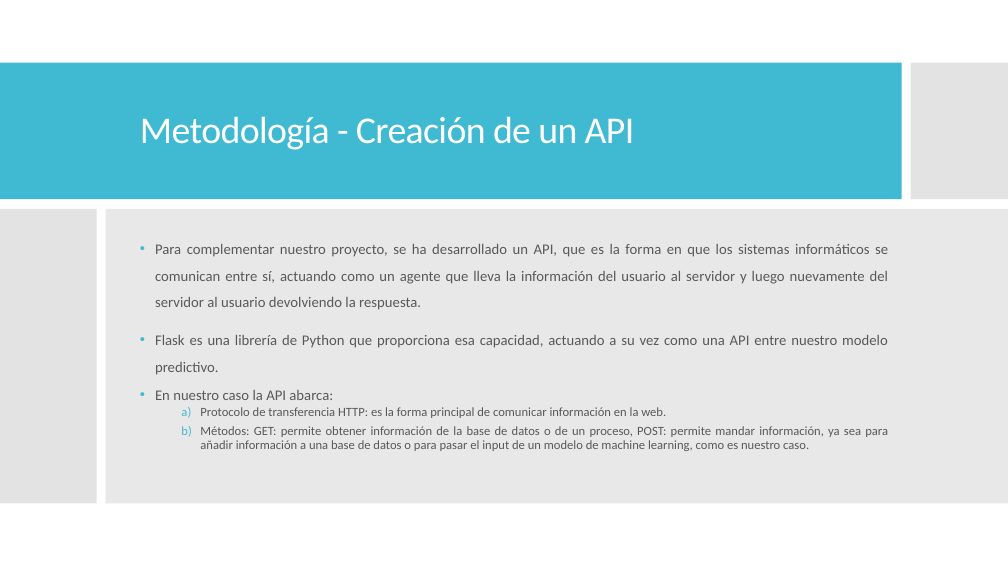
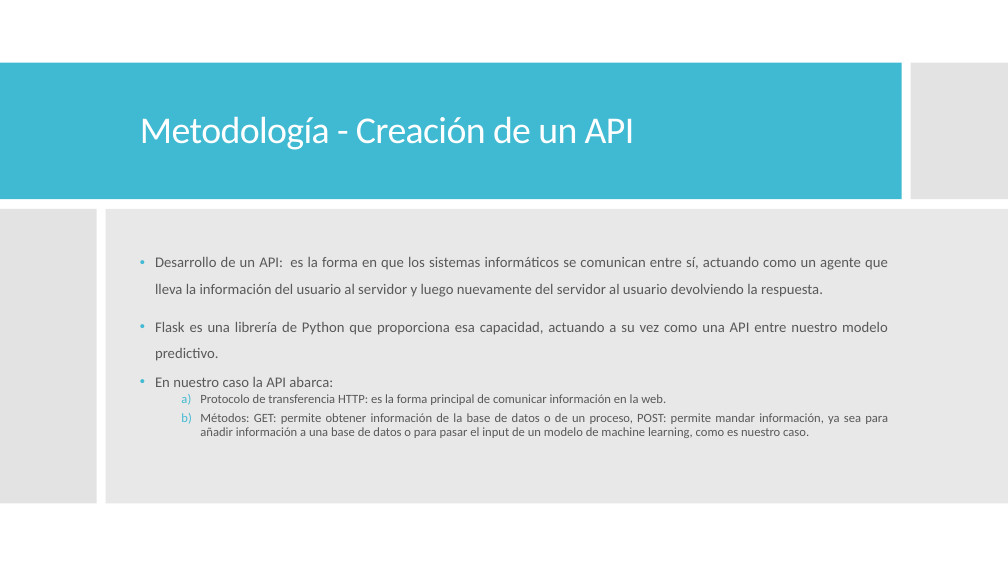
Before and after one commit to amariasm/Proyecto_API_Random_Forest, a slide deck: slide 9 of articulo/Presentación Proyecto v1.pptx. Drawn at 1008x567 pixels with LibreOffice and Linux fonts; fonts in the diff are those of the drawing. Boxes give left, top, right and bottom in pixels: in the first picture for what was removed or moved away, otherwise in the second. Text is boxed around its words. In the diff, an @@ line names an element or a change of style, - is before the commit and + after.

```diff
--- a/articulo/Presentación Proyecto v1.pptx
+++ b/articulo/Presentación Proyecto v1.pptx
@@ text at bbox=[155, 257, 888, 297]: text changed @@
-• Para complementar nuestro proyecto, se ha desarrollado un API, que es la forma en que los sistemas informáticos se comunican entre sí, actuando como un agente que lleva la información del usuario al servidor y luego nuevamente del servidor al usuario devolviendo la respuesta.
+• Desarrollo de un API: es la forma en que los sistemas informáticos se comunican entre sí, actuando como un agente que lleva la información del usuario al servidor y luego nuevamente del servidor al usuario devolviendo la respuesta.
```
Also in this commit, not shown: 6 other slides changed, 1 other file.
